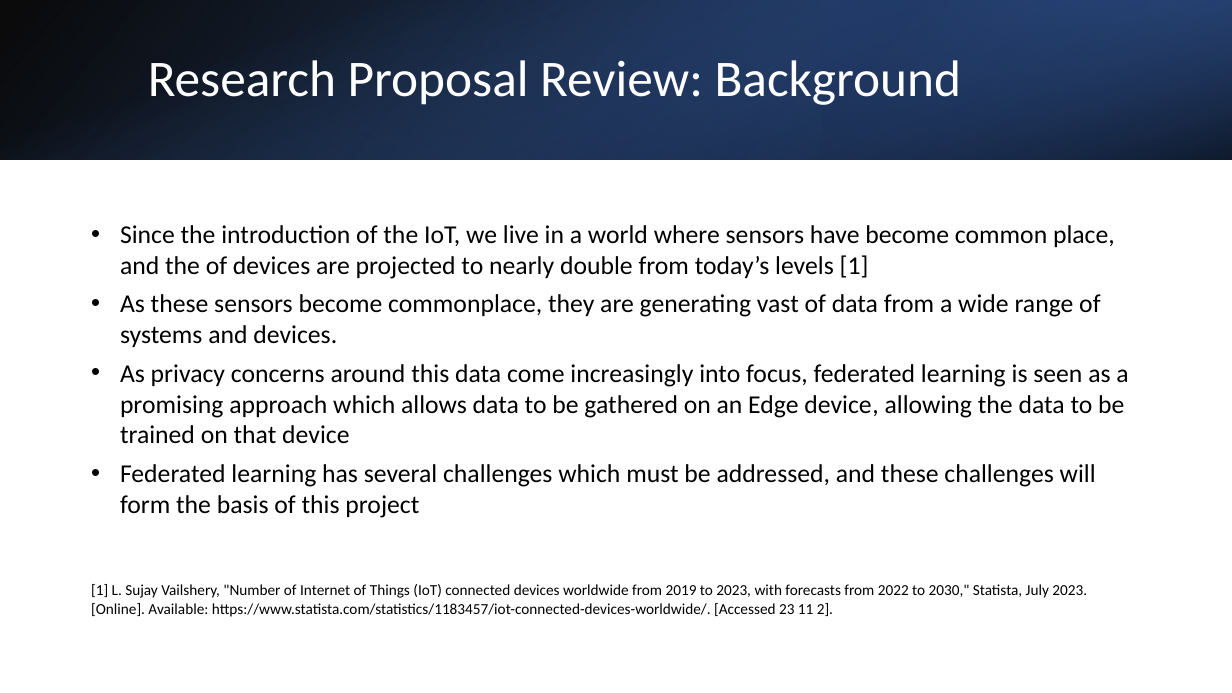
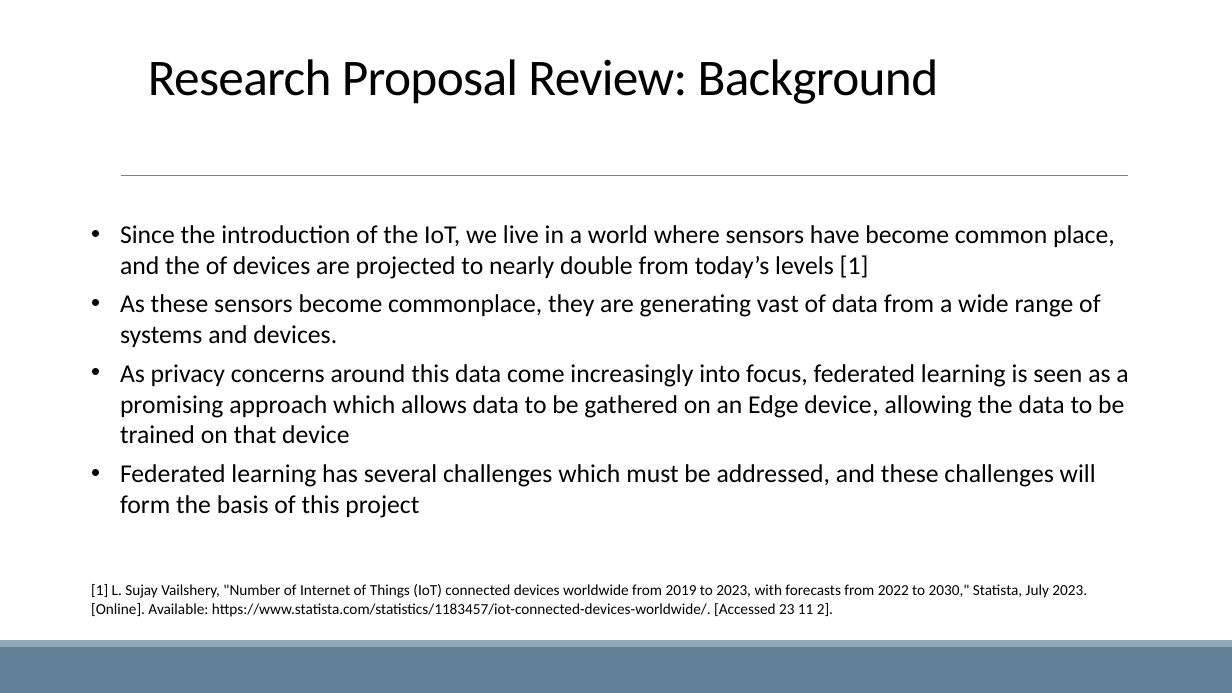
Before and after one commit to ofithcheallaigh/phd, a slide deck: slide 3 of Presentations/Supervisor Meetings/2024/20240209.pptx. Drawn at 1232x693 pixels with LibreOffice and Linux fonts; fonts in the diff are those of the drawing. Boxes give left, top, right and bottom in pixels: in the first picture for what was removed or moved away, otherwise in the second. Text is boxed around its words. In the diff, an @@ line names an element or a change of style, - is before the commit and + after.

```diff
--- a/Presentations/Supervisor Meetings/2024/20240209.pptx
+++ b/Presentations/Supervisor Meetings/2024/20240209.pptx
@@ rectangle removed at [0, 0, 1232, 159] @@
@@ rectangle removed at [0, 0, 1232, 159] @@
@@ rectangle removed at [822, 0, 1232, 159] @@
@@ title "Research Proposal Review: Background" at [148, 59, 939, 104]: text colour #FFFFFF to #000000, letter spacing 0 to -0.5 pt; line spacing 0.9 to 0.85 @@
@@ line added from (121, 176) to (1128, 176), #808080 0.5 pt @@
@@ rectangle added at [0, 647, 1232, 693], fill #618197 @@
@@ rectangle added at [0, 640, 1232, 647], fill #92A9B9 @@
```
Also in this commit, not shown: 3 other slides changed, 1 slide added.
